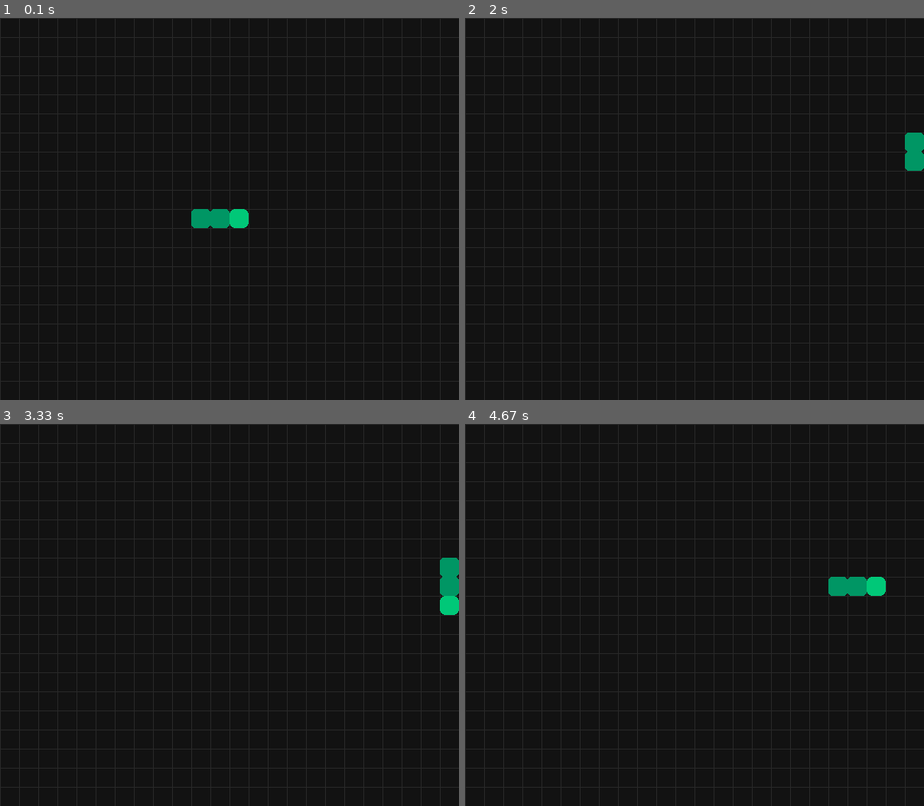
Above: before the commit, frames 1-4 (two rows, left to right).
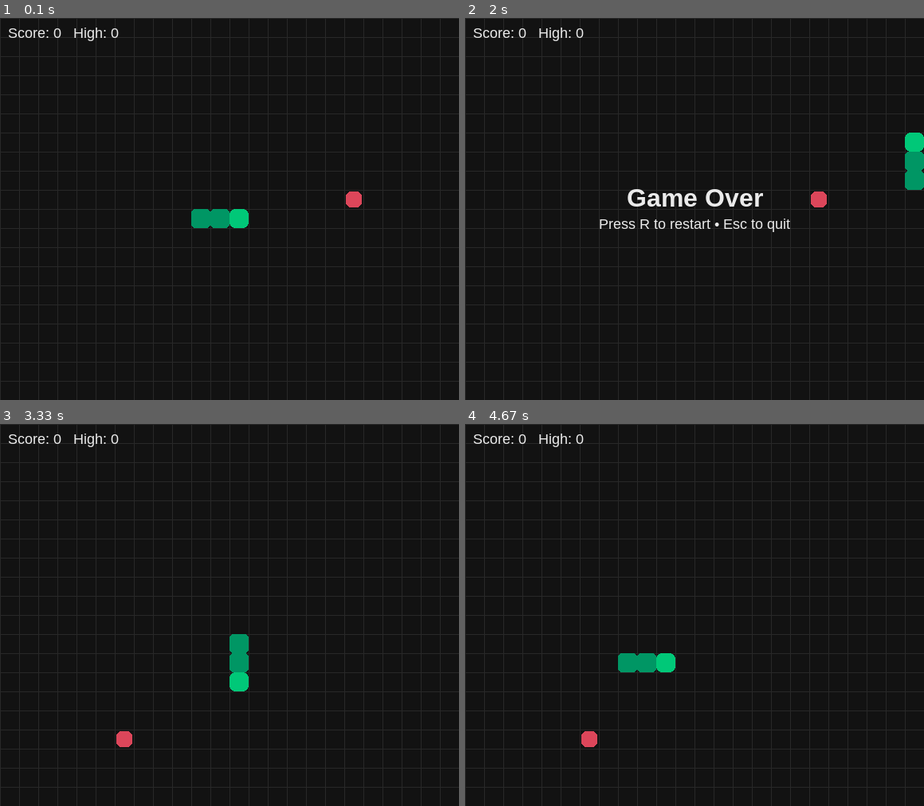
Above: after the commit, the same moments.

Repository: Jamo-dev87/snake-pygame
Game: pygame game, started from src/main.py
Two runs of this game, one before a commit and one after it. Both use one fixed random seed, a clock stepped at 60 frames per second and the inputs below.
Inputs:
- Up to frame 1 (0.1 s): no input
- Up to frame 2 (2 s): hold R 0.33-0.8 s; hold Right 0.33-0.8 s; hold Up 1.33-1.8 s; hold Right from 1.83 s (still down)
- Up to frame 3 (3.33 s): release Right at 2.3 s; hold R 2.9-3.2 s; hold Down 2.9-3.2 s
- Up to frame 4 (4.67 s): hold Left 3.57-3.97 s; hold Up 4-4.37 s; hold Right from 4.4 s (still down)

The runs differ from the first frame. In frame 1, 0.4% of the frame differs, in the area x 1-79%, y 2-50%; in frame 2, 1.8%, in the area x 1-100%, y 2-57%; in frame 3, 1.6%; in frame 4, 1.6%.

Commit message:
feat: snake with food, growth, score + game-over sound; add README and structure

Diff:
--- a/src/main.py
+++ b/src/main.py
@@ -1,5 +1,8 @@
+import os
+import random
+from collections import deque
+
 import pygame
-from collections import deque
 
 # ===== constants =====
 CELL = 24
@@ -10,11 +13,15 @@
 GRID = (40, 40, 40)
 HEAD = (0, 200, 120)
 BODY = (0, 150, 100)
+FOOD = (220, 70, 90)
+TEXT = (235, 235, 235)
 
-STEP_MS = 120                   # one move per this many ms
+STEP_MS = 120                    # one move per this many ms
 MOVE_EVENT = pygame.USEREVENT + 1
 
-# ===== small helpers =====
+SFX_PATH = os.path.join(os.path.dirname(__file__), "..", "assets", "sfx", "game_over.ogg")
+
+# ===== helpers =====
 def draw_grid(surface):
     for x in range(GRID_W):
         pygame.draw.line(surface, GRID, (x * CELL, 0), (x * CELL, SCREEN_H))
@@ -28,27 +35,56 @@
         radius = 7 if i == 0 else 5
         pygame.draw.rect(surface, color, rect, border_radius=radius)
 
+def draw_food(surface, fx, fy):
+    rect = pygame.Rect(fx * CELL + 2, fy * CELL + 2, CELL - 4, CELL - 4)
+    pygame.draw.rect(surface, FOOD, rect, border_radius=6)
+
 def set_direction(current_dir, requested):
-    """Prevent 180° reversal: can't go directly opposite."""
+    """Prevent 180° reversal."""
     dx, dy = current_dir
     rdx, rdy = requested
     if (rdx, rdy) == (-dx, -dy):
         return current_dir
     return requested
 
+def random_empty_cell(occupied):
+    while True:
+        pos = (random.randint(0, GRID_W - 1), random.randint(0, GRID_H - 1))
+        if pos not in occupied:
+            return pos
+
 # ===== main =====
 def main():
     pygame.init()
+    # audio (safe init)
+    game_over_sound = None
+    try:
+        pygame.mixer.init()
+        if os.path.isfile(SFX_PATH):
+            game_over_sound = pygame.mixer.Sound(SFX_PATH)
+    except Exception:
+        game_over_sound = None  # audio optional
+
     screen = pygame.display.set_mode((SCREEN_W, SCREEN_H))
-    pygame.display.set_caption("Snake — Stage 5 (body + grid-step movement)")
+    pygame.display.set_caption("Snake — food, growth, score, game over + sound")
     clock = pygame.time.Clock()
+    font = pygame.font.SysFont("arial", 18, bold=False)
+    bigfont = pygame.font.SysFont("arial", 32, bold=True)
 
-    # snake body as deque of (x, y); head is index 0
-    start = (GRID_W // 2, GRID_H // 2)
-    snake = deque([start, (start[0] - 1, start[1]), (start[0] - 2, start[1])])
+    def reset():
+        start = (GRID_W // 2, GRID_H // 2)
+        snake = deque([start, (start[0] - 1, start[1]), (start[0] - 2, start[1])])
+        direction = (1, 0)
+        next_direction = direction
+        occupied = set(snake)
+        food = random_empty_cell(occupied)
+        score = 0
+        return snake, direction, next_direction, food, score
 
-    direction = (1, 0)        # start moving right
-    next_direction = direction
+    snake, direction, next_direction, food, score = reset()
+    high_score = 0
+    game_over = False
+    played_sound = False
 
     pygame.time.set_timer(MOVE_EVENT, STEP_MS)
     running = True
@@ -70,26 +106,66 @@
                     next_direction = set_direction(direction, (0, 1))
                 elif event.key == pygame.K_ESCAPE:
                     running = False
+                elif event.key == pygame.K_r and game_over:
+                    # restart
+                    snake, direction, next_direction, food, score = reset()
+                    game_over = False
+                    played_sound = False
 
-            elif event.type == MOVE_EVENT:
-                # move one grid cell
+            elif event.type == MOVE_EVENT and not game_over:
+                # move one cell
                 direction = next_direction
                 hx, hy = snake[0]
                 dx, dy = direction
                 nx, ny = hx + dx, hy + dy
 
-                # temporary wall clamp (we'll add game-over later)
-                nx = max(0, min(GRID_W - 1, nx))
-                ny = max(0, min(GRID_H - 1, ny))
+                # wall collision -> game over
+                if nx < 0 or nx >= GRID_W or ny < 0 or ny >= GRID_H:
+                    game_over = True
 
-                # add new head, remove tail (constant length for now)
-                snake.appendleft((nx, ny))
-                snake.pop()
+                # self collision -> game over
+                elif (nx, ny) in snake:
+                    game_over = True
+
+                if game_over:
+                    high_score = max(high_score, score)
+                    if game_over_sound and not played_sound:
+                        try:
+                            game_over_sound.play()
+                        except Exception:
+                            pass
+                    played_sound = True
+                else:
+                    # normal move
+                    snake.appendleft((nx, ny))
+
+                    # eat?
+                    if (nx, ny) == food:
+                        score += 1              # grow: do not pop tail
+                        # respawn food
+                        occupied = set(snake)
+                        food = random_empty_cell(occupied)
+                    else:
+                        snake.pop()             # same length
 
         # ---- draw ----
         screen.fill(BG)
         draw_grid(screen)
         draw_snake(screen, snake)
+        draw_food(screen, *food)
+
+        # HUD
+        hud = font.render(f"Score: {score}   High: {high_score}", True, TEXT)
+        screen.blit(hud, (10, 8))
+
+        if game_over:
+            title = bigfont.render("Game Over", True, TEXT)
+            sub = font.render("Press R to restart • Esc to quit", True, TEXT)
+            trect = title.get_rect(center=(SCREEN_W // 2, SCREEN_H // 2 - 14))
+            srect = sub.get_rect(center=(SCREEN_W // 2, SCREEN_H // 2 + 18))
+            screen.blit(title, trect)
+            screen.blit(sub, srect)
+
         pygame.display.flip()
         clock.tick(60)
 
